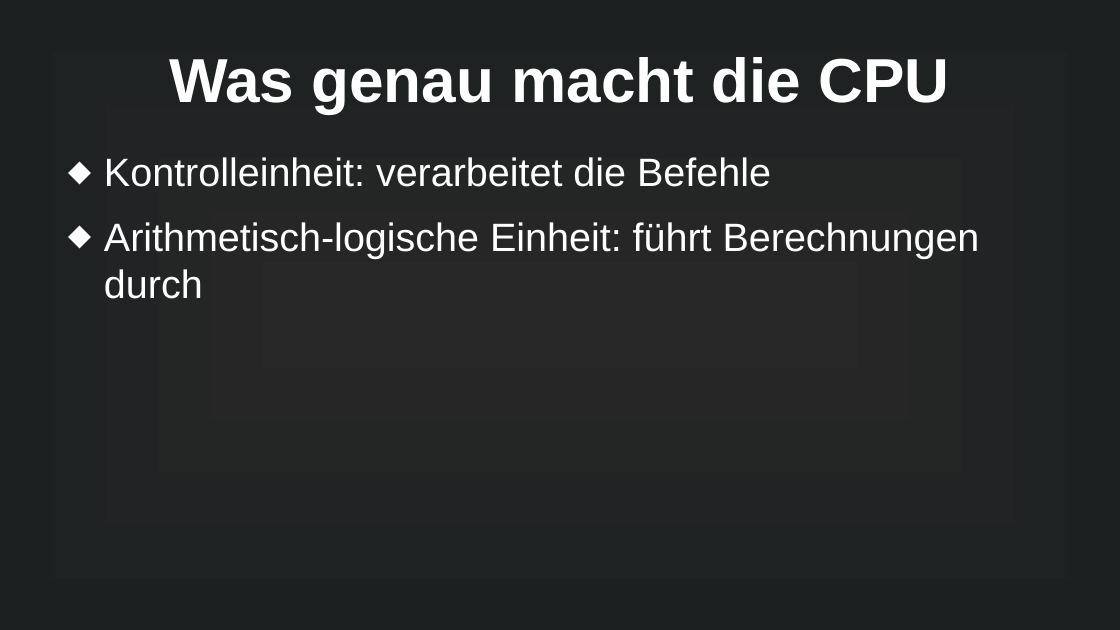
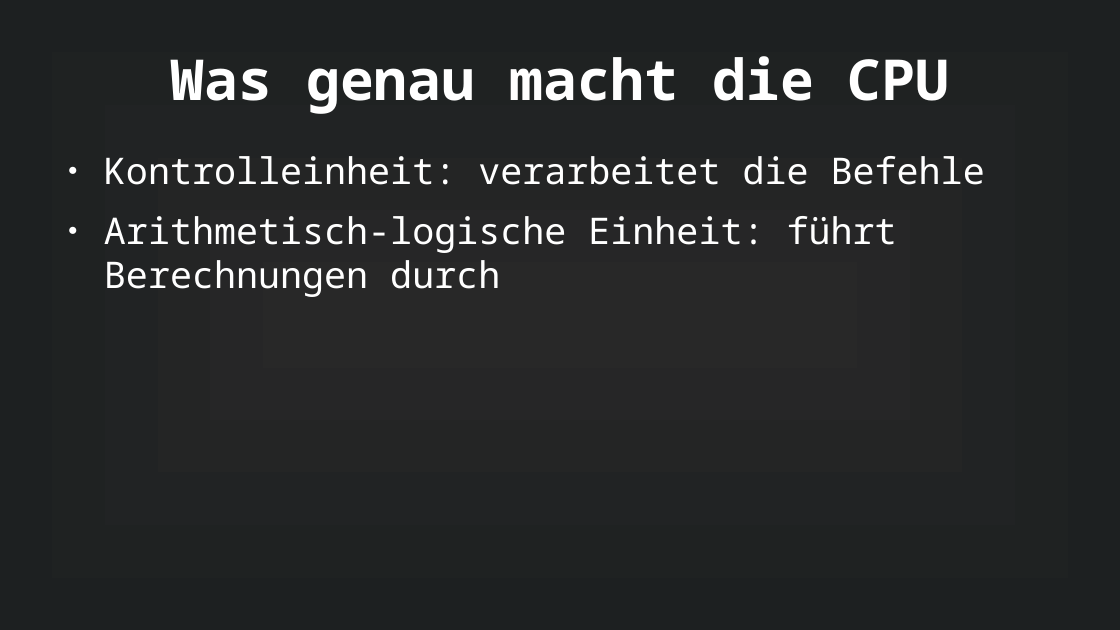
Before and after one commit to MuffinKran24/IMP_GFS, a slide deck: slide 18 of Mikrocontroller_GFS.odp (slide 17 before the commit). Drawn at 1120x630 pixels with LibreOffice and Linux fonts; fonts in the diff are those of the drawing. Boxes give left, top, right and bottom in pixels: in the first picture for what was removed or moved away, otherwise in the second. Text is boxed around its words. In the diff, an @@ line names an element or a change of style, - is before the commit and + after.

```diff
--- a/Mikrocontroller_GFS.odp
+++ b/Mikrocontroller_GFS.odp
@@ title "Was genau macht die CPU" at [171,56,950,114]: size 44 to 40 pt, font Arial to Noto Sans Mono @@
@@ text "Kontrolleinheit: verarbeitet die Befehle" at [104,156,985,297]: size 28 to 26 pt, font Arial to Noto Sans Mono; bullet ⬥ to ● @@
```
Also in this commit, not shown: 24 other slides changed, 1 slide added, 6 other files.
